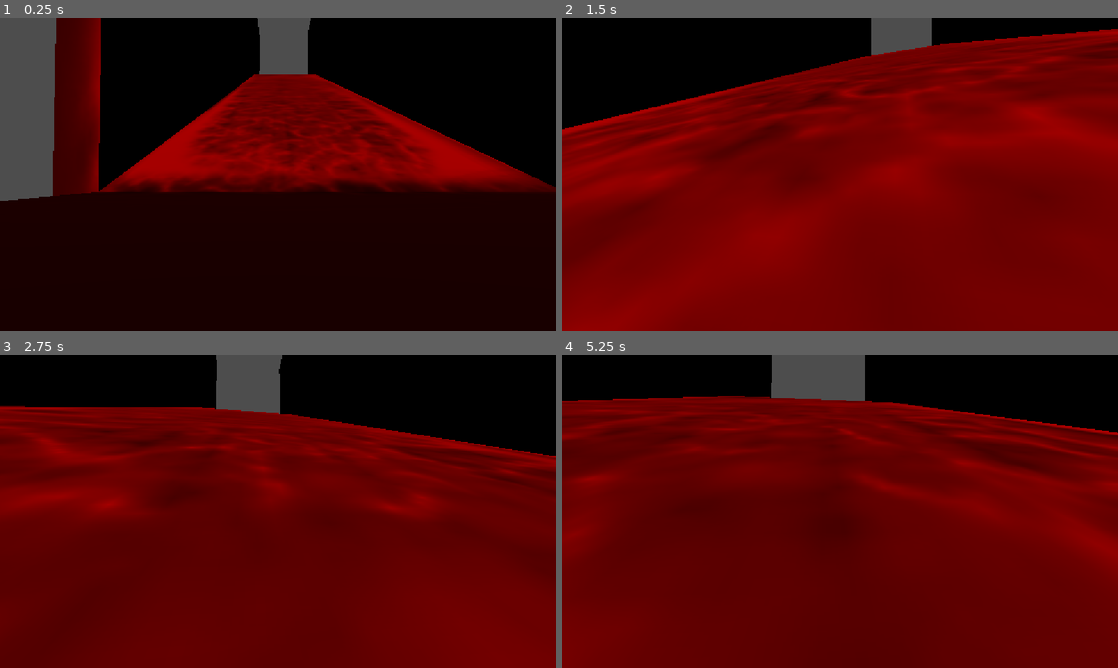
Above: before the commit, frames 1-4 (two rows, left to right).
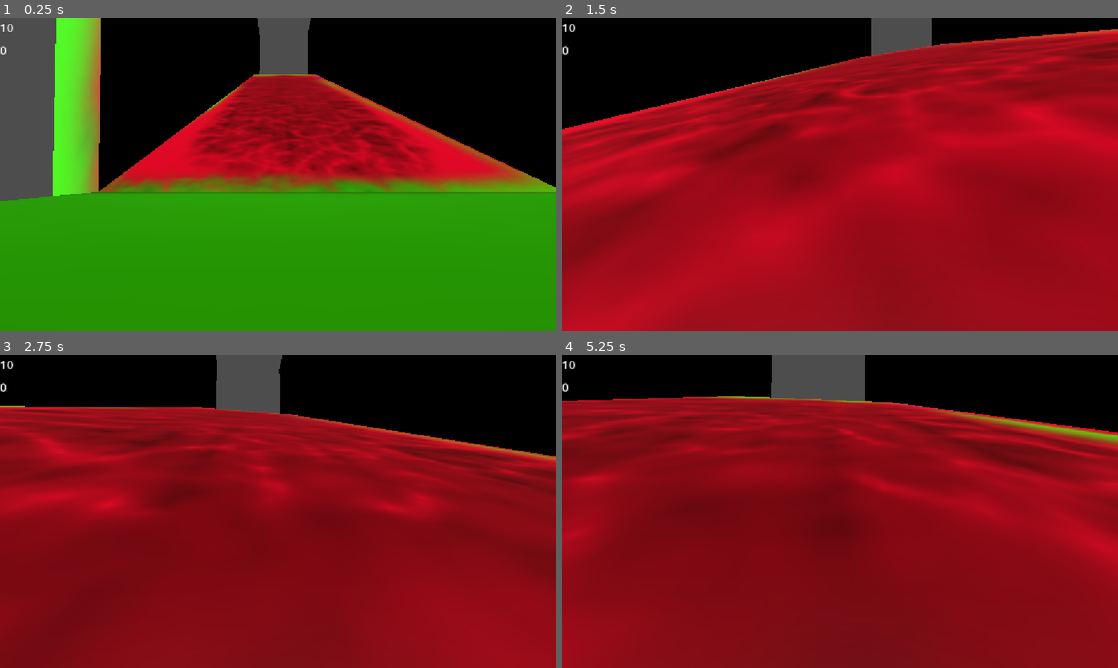
Above: after the commit, the same moments.

Repository: joeclarke9951/running-up-that-hill
Game: Godot game, scene res://Scenes/gameplay_scene.tscn
Same seed, same stepped clock (60 frames per second), same inputs: the game is played once before the commit and once after it.
Inputs (mouse positions are in pixels of both pictures, inside the frame that each line leads up to):
- Up to frame 1 (0.25 s): no input
- Up to frame 2 (1.5 s): tap Enter at 0.5 s; move the mouse to (867, 174) at 0.52 s; hold Shift (sprint) 0.53-1.28 s; hold W (forward) from 0.53 s (still down); tap Space (jump) at 0.77 s; move the mouse to (812, 174) at 1.27 s; tap Shift (sprint) at 1.35 s
- Up to frame 3 (2.75 s): keep holding W (forward); tap Space (jump) at 1.52 s; move the mouse to (289, 505) at 2.02 s; hold Shift (sprint) from 2.03 s (still down)
- Up to frame 4 (5.25 s): keep holding W (forward); move the mouse to (834, 517) at 2.77 s; release Shift (sprint) at 2.78 s; tap Shift (sprint) at 2.85, 4.35 s; tap Space (jump) at 3.02, 3.77, 4.52 s; move the mouse to (878, 514) at 3.52 s; hold Shift (sprint) 3.53-4.28 s; move the mouse to (795, 508) at 4.27 s; move the mouse to (845, 511) at 5.02 s; hold Shift (sprint) from 5.03 s (still down)

The runs differ from the first frame. In frame 1, 67% of the frame differs, in the area x 0-100%, y 0-100%; in frame 2, 84%, in the area x 0-100%, y 2-100%; in frame 3, 79%; in frame 4, 84%.

Commit message:
added win and loss conditions

Diff:
--- a/Scenes/gameplay_scene.tscn
+++ b/Scenes/gameplay_scene.tscn
@@ -1,9 +1,20 @@
 [gd_scene format=3 uid="uid://suim73215x4c"]
 
 [ext_resource type="Script" uid="uid://ciulanw7dwdku" path="res://Scripts/player_body.gd" id="1_epb4y"]
+[ext_resource type="Theme" uid="uid://cfehw0i1g686w" path="res://Themes/game_theme.tres" id="2_m8blu"]
 [ext_resource type="PackedScene" uid="uid://cx3h4nnqqpey5" path="res://Scenes/basic-level-model.tscn" id="2_yjxey"]
+[ext_resource type="Script" uid="uid://j82rdoo0l75k" path="res://Scripts/ui.gd" id="3_vb6wd"]
+[ext_resource type="Script" uid="uid://c5cvu8ois1il3" path="res://Scripts/death_volume.gd" id="5_qvqb5"]
+[ext_resource type="Script" uid="uid://co0cgvpoprust" path="res://Scenes/win_volume.gd" id="6_y365c"]
 
 [sub_resource type="CapsuleShape3D" id="CapsuleShape3D_vek3k"]
+
+[sub_resource type="CapsuleMesh" id="CapsuleMesh_vek3k"]
+
+[sub_resource type="WorldBoundaryShape3D" id="WorldBoundaryShape3D_vek3k"]
+
+[sub_resource type="BoxShape3D" id="BoxShape3D_vek3k"]
+size = Vector3(27.5, 5, 20)
 
 [node name="GameplayScene" type="Node3D" unique_id=1311578367]
 
@@ -13,12 +24,61 @@
 
 [node name="PlayerCamera" type="Camera3D" parent="PlayerBody" unique_id=1759968403]
 
+[node name="UI" type="Control" parent="PlayerBody/PlayerCamera" unique_id=1897246828]
+layout_mode = 3
+anchors_preset = 0
+offset_right = 40.0
+offset_bottom = 40.0
+theme = ExtResource("2_m8blu")
+script = ExtResource("3_vb6wd")
+
+[node name="HealthText" type="Label" parent="PlayerBody/PlayerCamera/UI" unique_id=112351251]
+layout_mode = 0
+offset_top = 3.0
+offset_right = 63.0
+offset_bottom = 37.0
+text = "BLAH"
+
+[node name="ScoreText" type="Label" parent="PlayerBody/PlayerCamera/UI" unique_id=1844042022]
+layout_mode = 1
+anchors_preset = 1
+anchor_left = 1.0
+anchor_right = 1.0
+offset_left = -40.0
+offset_top = 50.0
+offset_right = -26.0
+offset_bottom = 84.0
+grow_horizontal = 0
+text = "0"
+horizontal_alignment = 2
+
 [node name="PlayerCollision" type="CollisionShape3D" parent="PlayerBody" unique_id=1805756820]
 shape = SubResource("CapsuleShape3D_vek3k")
 
+[node name="MeshInstance3D" type="MeshInstance3D" parent="PlayerBody" unique_id=1886183876]
+mesh = SubResource("CapsuleMesh_vek3k")
+
 [node name="LevelLight" type="DirectionalLight3D" parent="." unique_id=92991282]
 transform = Transform3D(1, 0, 0, 0, 0.9659258, 0.25881904, 0, -0.25881904, 0.9659258, 0, 48.122173, 0)
-light_color = Color(0.7411765, 0, 0, 1)
 
 [node name="basic-level-model" parent="." unique_id=508045397 instance=ExtResource("2_yjxey")]
 transform = Transform3D(2, 0, 0, 0, 2, 0, 0, 0, 2, 0, -5, -60)
+
+[node name="DeathVolume" type="Area3D" parent="." unique_id=1727734241]
+transform = Transform3D(1, 0, 0, 0, 1, 0, 0, 0, 1, 0, -8.271715, 0)
+script = ExtResource("5_qvqb5")
+
+[node name="DeathVolumeCollision" type="CollisionShape3D" parent="DeathVolume" unique_id=315372833]
+transform = Transform3D(1, 0, 0, 0, 1, 0, 0, 0, 1, 0, -9.627214, 0)
+shape = SubResource("WorldBoundaryShape3D_vek3k")
+
+[node name="WinVolume" type="Area3D" parent="." unique_id=487138917]
+transform = Transform3D(1, 0, 0, 0, 1, 0, 0, 0, 1, 3.0285273, 47.616966, -103.09323)
+script = ExtResource("6_y365c")
+
+[node name="WinVolumeCollision" type="CollisionShape3D" parent="WinVolume" unique_id=2007841332]
+transform = Transform3D(1, 0, 0, 0, 1, 0, 0, 0, 1, 0, -0.82618713, 0)
+shape = SubResource("BoxShape3D_vek3k")
+
+[connection signal="body_entered" from="DeathVolume" to="DeathVolume" method="_on_body_entered"]
+[connection signal="body_entered" from="WinVolume" to="WinVolume" method="_on_body_entered"]
--- /dev/null
+++ b/Scenes/win_volume.gd
@@ -0,0 +1,9 @@
+extends Area3D
+
+
+func _on_body_entered(body: Node3D) -> void:
+	if body is CharacterBody3D:
+		GameManager.earn_point()
+		GameManager.respawn(body)
+	else: # it's a trash object
+		pass
--- /dev/null
+++ b/Scripts/Autoloads/gamemanager.gd
@@ -0,0 +1,16 @@
+extends Node
+
+@export var health = 10
+@export var score = 0
+
+var spawn_point = Vector3(0,0.5,0)
+
+func take_damage():
+	health -= 1
+
+func earn_point():
+	score += 1
+
+func respawn(player:CharacterBody3D):
+	if player:
+		player.position = spawn_point
--- /dev/null
+++ b/Scripts/death_volume.gd
@@ -0,0 +1,9 @@
+extends Area3D
+
+
+func _on_body_entered(body: Node3D) -> void:
+	if body is CharacterBody3D:
+		GameManager.take_damage()
+		GameManager.respawn(body)
+	else: # it's a trash object
+		pass
--- /dev/null
+++ b/Scripts/ui.gd
@@ -0,0 +1,11 @@
+extends Control
+
+var camera:Camera3D
+
+func _ready() -> void:
+	camera = get_parent() as Camera3D
+
+
+func _process(_delta: float) -> void:
+	$HealthText.text = str(GameManager.health)
+	$ScoreText.text = str(GameManager.score)
--- a/project.godot
+++ b/project.godot
@@ -14,6 +14,10 @@
 run/main_scene="uid://suim73215x4c"
 config/features=PackedStringArray("4.7", "Forward Plus")
 config/icon="res://icon.svg"
+
+[autoload]
+
+GameManager="*uid://cyf8fjivx30su"
 
 [display]
 
Not shown, added: Scenes/win_volume.gd.uid
Not shown, added: Scripts/Autoloads/gamemanager.gd.uid
Not shown, added: Scripts/death_volume.gd.uid
Not shown, added: Scripts/ui.gd.uid
